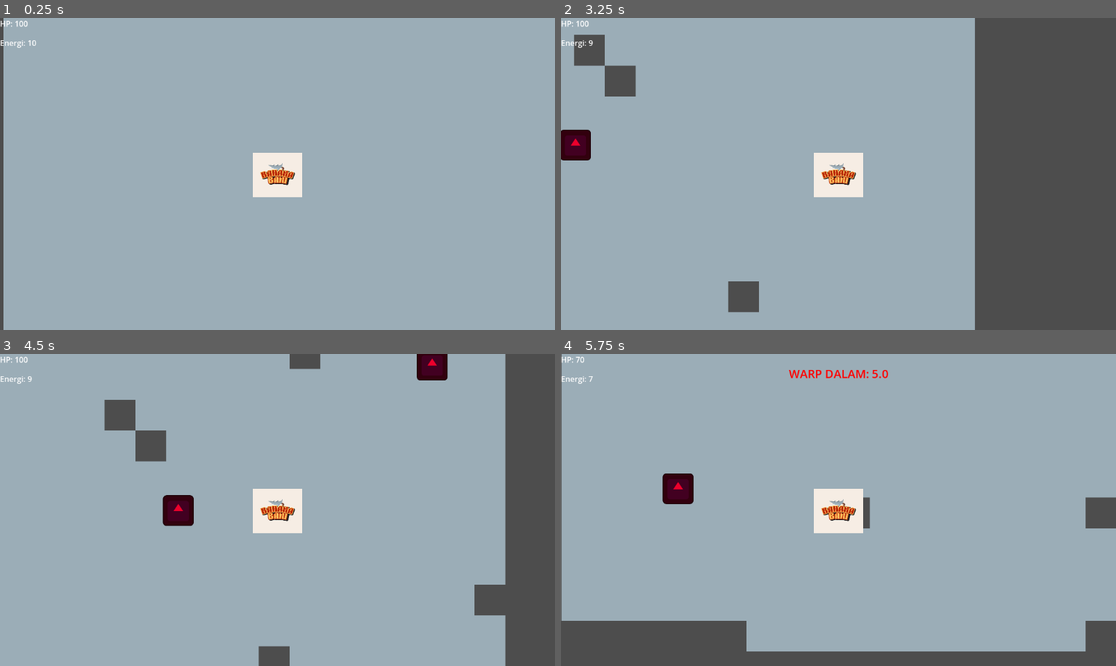
Above: before the commit, frames 1-4 (two rows, left to right).
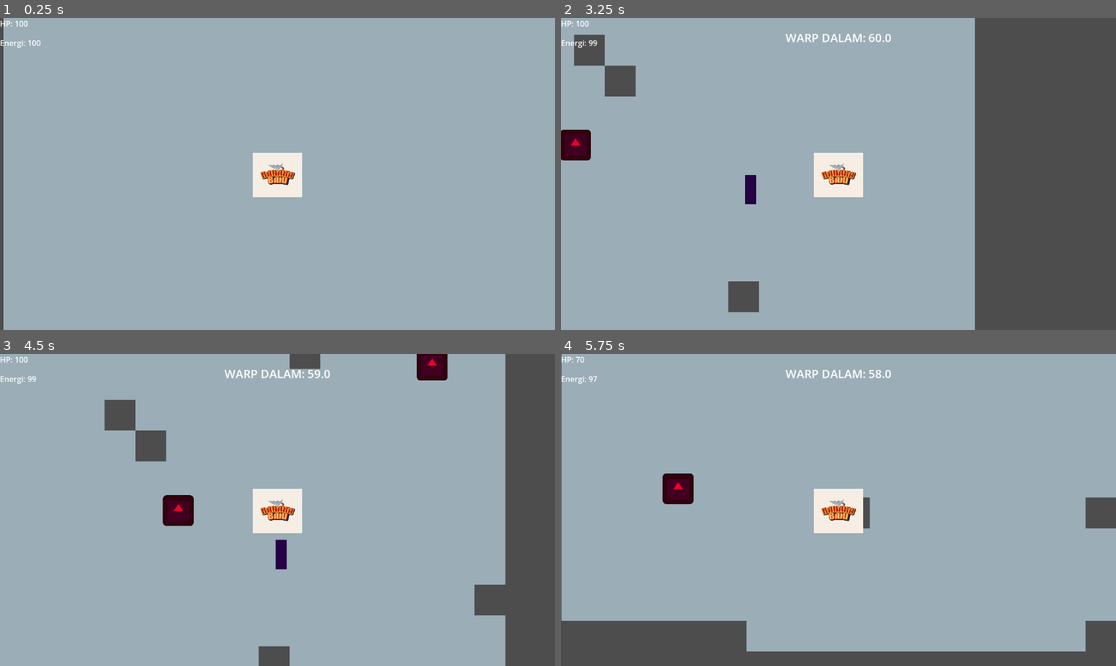
Above: after the commit, the same moments.

Repository: awanswangd/TimeAnchor
Game: Godot game, scene res://Scene/main.tscn
The game is run twice, just before and just after one commit, with the same random seed, the same clock (stepped at 60 frames per second) and the same inputs. The engine's default icon, where the game draws it, is replaced by a stand-in: a white triangle on a blue panel in a dark square.
Inputs (mouse positions are in pixels of both pictures, inside the frame that each line leads up to):
- Up to frame 1 (0.25 s): no input
- Up to frame 2 (3.25 s): tap Enter at 0.5 s; move the mouse to (960, 158) at 0.52 s; hold Right (ui_right) 0.53-1.28 s; tap Space (detonate) at 0.6, 1.35, 2.3, 3.05 s; move the mouse to (727, 189) at 1.27 s; hold Down (ui_down) 1.28-2.03 s; move the mouse to (894, 105) at 2.02 s; press the mouse at (894, 105) at 2.03 s; hold Right (ui_right) 2.03-2.78 s; move the mouse to (810, 236) at 2.77 s; release the mouse at (810, 236) at 2.78 s; hold Up (ui_up) from 2.78 s (still down); tap Shift (sprint) at 2.85 s
- Up to frame 3 (4.5 s): move the mouse to (444, 556) at 3.52 s; release Up (ui_up) at 3.53 s; hold Left (ui_left) from 3.53 s (still down); tap Space (detonate) at 3.6, 4.35 s; move the mouse to (111, 463) at 4.27 s
- Up to frame 4 (5.75 s): move the mouse to (866, 510) at 5.02 s; release Left (ui_left) at 5.03 s; press the mouse at (866, 510) at 5.03 s; hold Down (ui_down) from 5.03 s (still down); tap Space (detonate) at 5.3 s

The runs differ from the first frame. In frame 1, less than 0.1% of the frame differs, in the area x 6-8%, y 7-9%; in frame 2, 0.4%; in frame 3, 0.4%, in the area x 5-60%, y 5-70%; in frame 4, 0.4%.

Commit message:
Implement tentacle enemy mechanics; update GameManager and player scripts; adjust scene configurations and add UI interactions.

Diff:
--- a/Scene/main.tscn
+++ b/Scene/main.tscn
@@ -30,7 +30,6 @@
 
 [node name="Player" parent="." node_paths=PackedStringArray("arena_tilemap") instance=ExtResource("2_r34rm")]
 position = Vector2(-7, 1)
-starting_energy = 10
 time_anchor_scene = ExtResource("4_2wwxx")
 arena_tilemap = NodePath("../TileMapLayer")
 
@@ -39,10 +38,9 @@
 [node name="EnemySpawner" type="Node2D" parent="."]
 script = ExtResource("6_1xcnr")
 
-[node name="GameManager" type="Node" parent="." node_paths=PackedStringArray("ui_manager")]
+[node name="GameManager" type="Node" parent="." groups=["game_manager"]]
 script = ExtResource("7_ow1sv")
-ui_manager = NodePath("../UIManager")
-warp_duration = 5.0
+survival_duration = 3.0
 
 [node name="UIManager" type="CanvasLayer" parent="."]
 process_mode = 3
--- /dev/null
+++ b/Scene/tentacle.tscn
@@ -0,0 +1,22 @@
+[gd_scene load_steps=3 format=3 uid="uid://bq113iidyt11g"]
+
+[ext_resource type="Script" uid="uid://dtc8s7v6jjxiu" path="res://Scripts/tentacle.gd" id="1_fjwje"]
+
+[sub_resource type="RectangleShape2D" id="RectangleShape2D_gdsvx"]
+size = Vector2(25, 64)
+
+[node name="Tentacle" type="StaticBody2D"]
+position = Vector2(84, 26)
+script = ExtResource("1_fjwje")
+
+[node name="ColorRect" type="ColorRect" parent="."]
+offset_left = -1.0
+offset_top = -1.0
+offset_right = 22.0
+offset_bottom = 60.0
+color = Color(0.151009, 0.000255863, 0.269221, 1)
+metadata/_edit_use_anchors_ = true
+
+[node name="CollisionShape2D" type="CollisionShape2D" parent="."]
+position = Vector2(10.5, 30)
+shape = SubResource("RectangleShape2D_gdsvx")
--- a/Scene/timeanchor.tscn
+++ b/Scene/timeanchor.tscn
@@ -9,7 +9,7 @@
 
 [sub_resource type="RectangleShape2D" id="RectangleShape2D_5x01l"]
 
-[node name="timeanchor" type="StaticBody2D"]
+[node name="timeanchor" type="StaticBody2D" groups=["enemy"]]
 position = Vector2(300, 200)
 script = ExtResource("1_h5wji")
 radius = 5
--- a/Scripts/game_manager.gd
+++ b/Scripts/game_manager.gd
@@ -1,25 +1,25 @@
 extends Node
 
-@export var ui_manager: CanvasLayer # <--- Tambahkan @export di sini
-
-@export var survival_duration: float = 5.0 # Kita set 5 detik dulu buat ngetes
+@export var survival_duration: float = 5.0 # Tes 5 detik dulu
 @export var warp_duration: float = 60.0
 
 var current_timer: float = 0.0
 var is_warp_phase: bool = false
+var ui_manager: CanvasLayer
+
+# --- Sistem Bos Tentakel ---
+var tentacle_scene = preload("res://Scene/Tentacle.tscn") # Pastikan path-nya benar!
+var tentacles_left: int = 0
 
 func _ready() -> void:
 	ui_manager = get_parent().get_node("UIManager")
-	if ui_manager == null:
-		print("Waduh, UIManager beneran ga ketemu! Pastikan nama nodenya persis 'UIManager' ya.")
-		return
-	if ui_manager.has_method("hide_warp_timer"):
+	if ui_manager != null and ui_manager.has_method("hide_warp_timer"):
 		ui_manager.hide_warp_timer()
 
 	current_timer = survival_duration
 
 func _process(delta: float) -> void:
-	if ui_manager == null: return # Biar ga error kalau kosong
+	if ui_manager == null: return
 
 	current_timer -= delta
 
@@ -27,9 +27,9 @@
 		if current_timer <= 0:
 			start_warp_phase()
 	else:
-		# Fase Warp
 		if ui_manager.has_method("update_warp_timer"):
 			ui_manager.update_warp_timer(current_timer)
+
 		if current_timer <= 0:
 			trigger_game_over_warp_failed()
 
@@ -37,10 +37,42 @@
 	is_warp_phase = true
 	current_timer = warp_duration
 	print("ALARM! WARP SEQUENCE INITIATED!")
-	ui_manager.warp_timer_label.modulate = Color.RED
+
+	spawn_tentacles()
+
+func spawn_tentacles() -> void:
+	# Koordinat kemunculan 4 tentakel (sesuaikan dengan ukuran layar kameramu)
+	# Contoh ini untuk resolusi standar 1152x648
+	var spawn_points = [
+		Vector2(100, 100),   # Kiri Atas
+		Vector2(1050, 100),  # Kanan Atas
+		Vector2(100, 550),   # Kiri Bawah
+		Vector2(1050, 550)   # Kanan Bawah
+	]
+
+	for point in spawn_points:
+		var tentacle = tentacle_scene.instantiate()
+		tentacle.global_position = point
+		get_parent().add_child(tentacle)
+		tentacles_left += 1
+
+	print("4 TENTAKEL KOSMIK MUNCUL!")
+
+func tentacle_destroyed() -> void:
+	tentacles_left -= 1
+	print("Sisa Tentakel: ", tentacles_left)
+
+	if tentacles_left <= 0:
+		trigger_you_win()
 
 func trigger_game_over_warp_failed() -> void:
 	print("WAKTU HABIS! KAPAL HANCUR!")
 	if ui_manager.has_method("show_game_over"):
 		ui_manager.show_game_over()
 		set_process(false)
+
+func trigger_you_win() -> void:
+	print("SEMUA TENTAKEL HANCUR! WARP BERHASIL!")
+	if ui_manager.has_method("show_you_win"): # Pastikan UIManager punya fungsi ini (dari kode kita pas Subuh)
+		ui_manager.show_you_win()
+		set_process(false)
--- a/Scripts/player.gd
+++ b/Scripts/player.gd
@@ -2,7 +2,7 @@
 
 @export var speed: float = 200.0
 @export var max_health: int = 100
-@export var starting_energy: int = 5
+@export var starting_energy: int = 100
 @export var anchor_cost: int = 1
 @export var time_anchor_scene: PackedScene
 @export var arena_tilemap: TileMapLayer
--- /dev/null
+++ b/Scripts/tentacle.gd
@@ -0,0 +1,12 @@
+extends StaticBody2D
+
+func _ready() -> void:
+	add_to_group("enemy")
+
+func die() -> void:
+	var gm = get_tree().get_first_node_in_group("game_manager")
+	if gm != null and gm.has_method("tentacle_destroyed"):
+		gm.tentacle_destroyed()
+
+	print("Satu Tentakel Kosmik Hancur!")
+	queue_free()
--- a/Scripts/timeanchor.gd
+++ b/Scripts/timeanchor.gd
@@ -36,12 +36,19 @@
 
 func detonate() -> void:
 	print("BOOM! Time Anchor Meledak!")
+	var ui = get_tree().get_first_node_in_group("ui_manager")
+	if ui != null and ui.has_method("add_detonation"):
+		ui.add_detonation()
 	var area = $AuraArea
 	if area == null: return
 	var overlapping_bodies = area.get_overlapping_bodies()
+	print("Benda yang kena ledakan: ", overlapping_bodies)
 	for body in overlapping_bodies:
 		if body.is_in_group("enemy") and body.has_method("die"):
+			print("Musuh ini punya fungsi die, bunuh!")
 			body.die() # Musuh mati (dan ngedrop bensin lagi!)
+		else:
+				print("ERROR: Musuh ini GA PUNYA fungsi die!")
 	queue_free()
 
 func restore_surrounding_tiles() -> void:
--- a/project.godot
+++ b/project.godot
@@ -18,6 +18,10 @@
 run/main_scene="uid://cwnnimadu5oey"
 config/features=PackedStringArray("4.4", "Forward Plus")
 config/icon="res://Assets/icon.svg"
+
+[global_group]
+
+enemy=""
 
 [input]
 
Not shown, added: Scripts/tentacle.gd.uid
